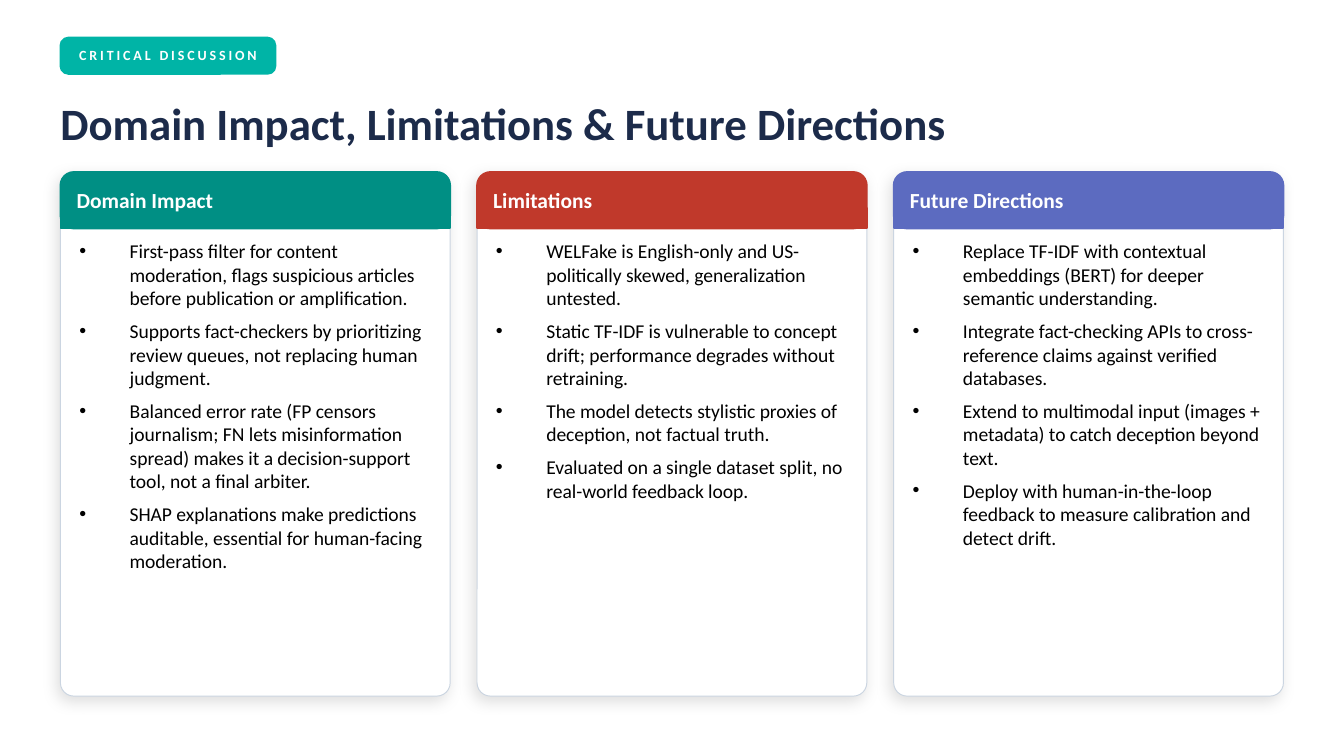
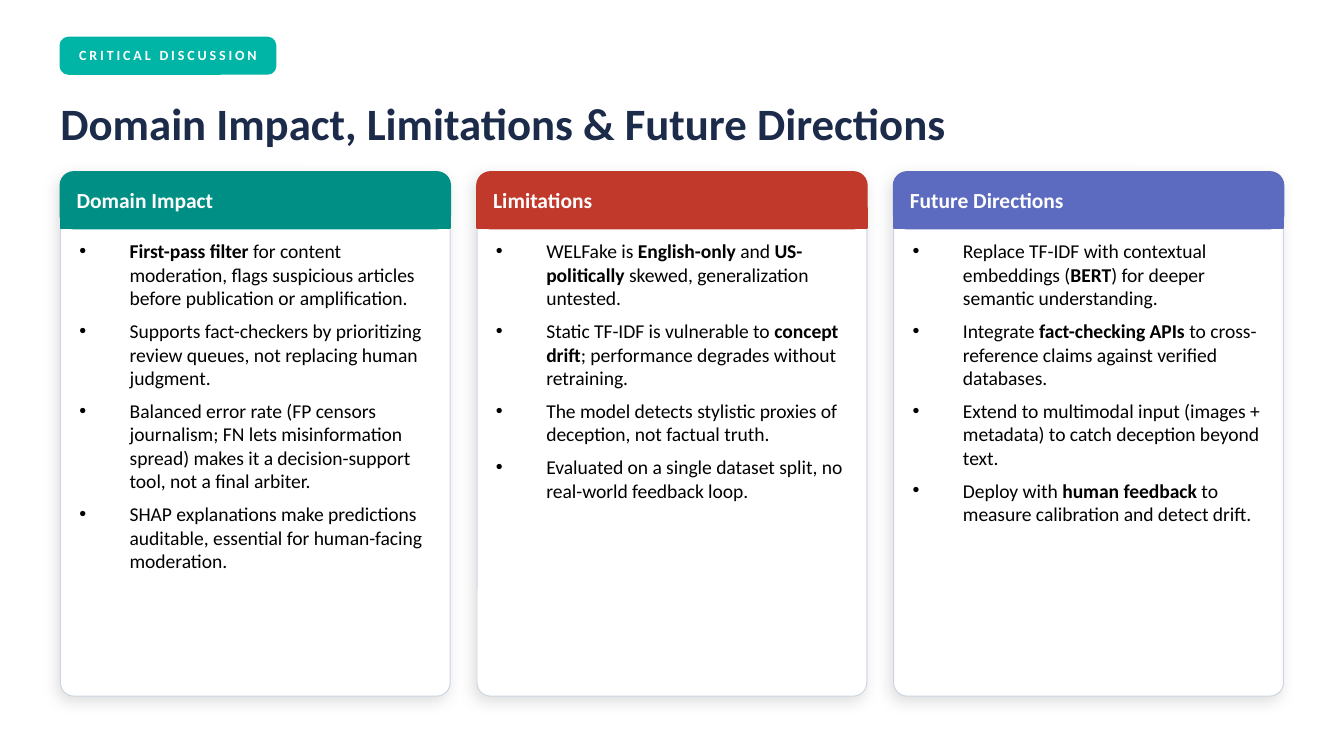
Before and after one commit to jackomazi/data-mining-and-machine-learning-project, a slide deck: slide 14 of project_presentation.pptx. Drawn at 1344x756 pixels with LibreOffice and Linux fonts; fonts in the diff are those of the drawing. Boxes give left, top, right and bottom in pixels: in the first picture for what was removed or moved away, otherwise in the second. Text is boxed around its words. In the diff, an @@ line names an element or a change of style, - is before the commit and + after.

```diff
--- a/project_presentation.pptx
+++ b/project_presentation.pptx
@@ text at bbox=[130, 244, 415, 308]: bold on in "First-pass filter" @@
@@ text at bbox=[546, 244, 838, 389]: bold on in "English-only US-politically", "concept drift;" @@
@@ text at bbox=[963, 244, 1256, 385]: bold on in "(BERT)", "fact-checking APIs" @@
@@ text at bbox=[963, 484, 1251, 521]: text changed @@
-• Deploy with human-in-the-loop feedback to measure calibration and detect drift.
+• Deploy with human feedback to measure calibration and detect drift.
```
Also in this commit, not shown: 5 other slides changed, 2 other files.
